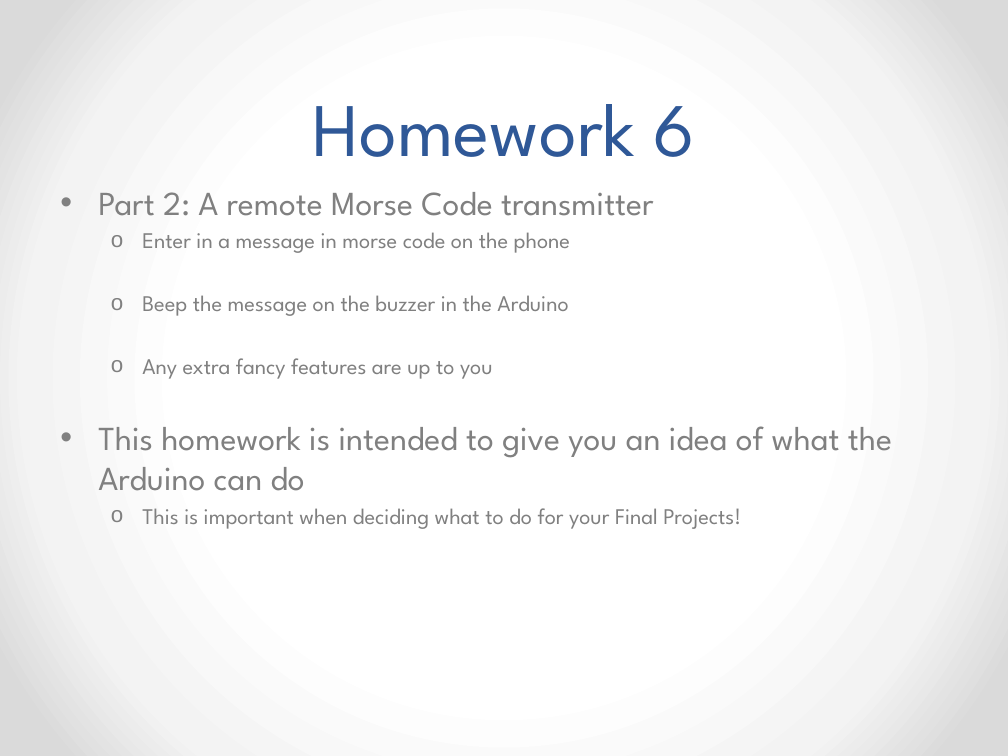
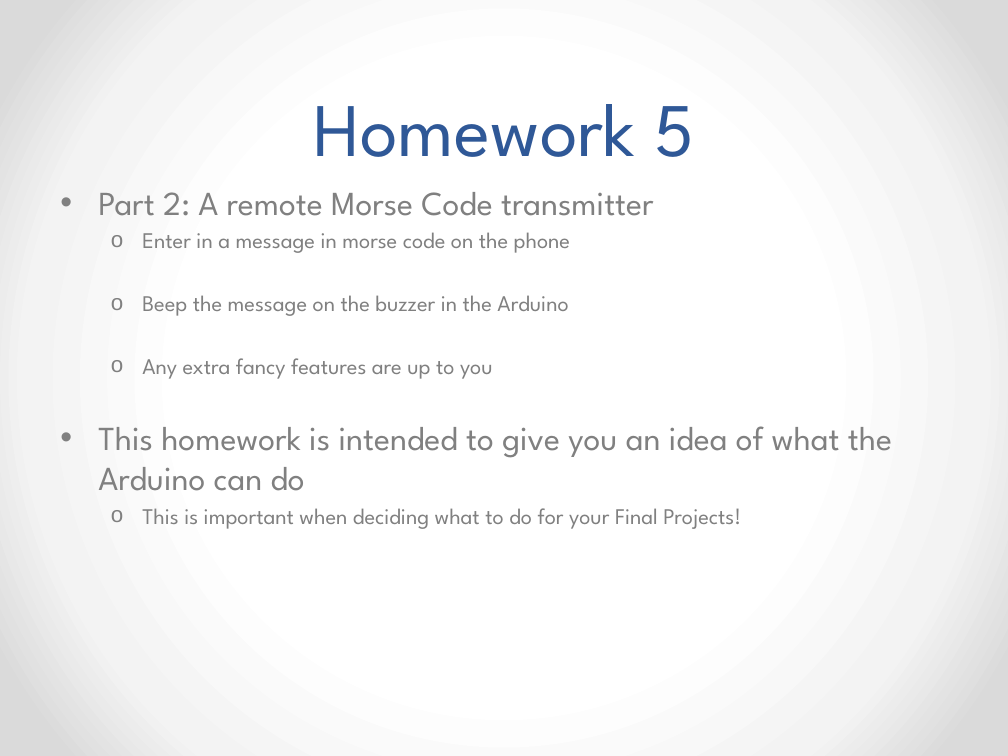
Before and after one commit to EE590-Spring2014/Materials, a slide deck: slide 38 of Week5/Slides/Week 5.pptx. Drawn at 1008x756 pixels with LibreOffice and Linux fonts; fonts in the diff are those of the drawing. Boxes give left, top, right and bottom in pixels: in the first picture for what was removed or moved away, otherwise in the second. Text is boxed around its words. In the diff, an @@ line names an element or a change of style, - is before the commit and + after.

Commit message:
Commit of BluetoothTest, update on slides, as well as a sample FoneAstra project

```diff
--- a/Week5/Slides/Week 5.pptx
+++ b/Week5/Slides/Week 5.pptx
@@ title at (314,104,694,157): text changed @@
-Homework 6
+Homework 5
```
Also in this commit, not shown: 22 other files.
